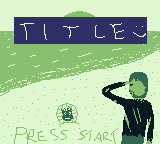
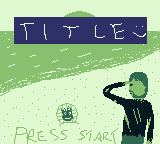
Revision of a layered 160 x 144 image; what changed, layer by layer:
painted on "Background" over [70,87,119,118]
